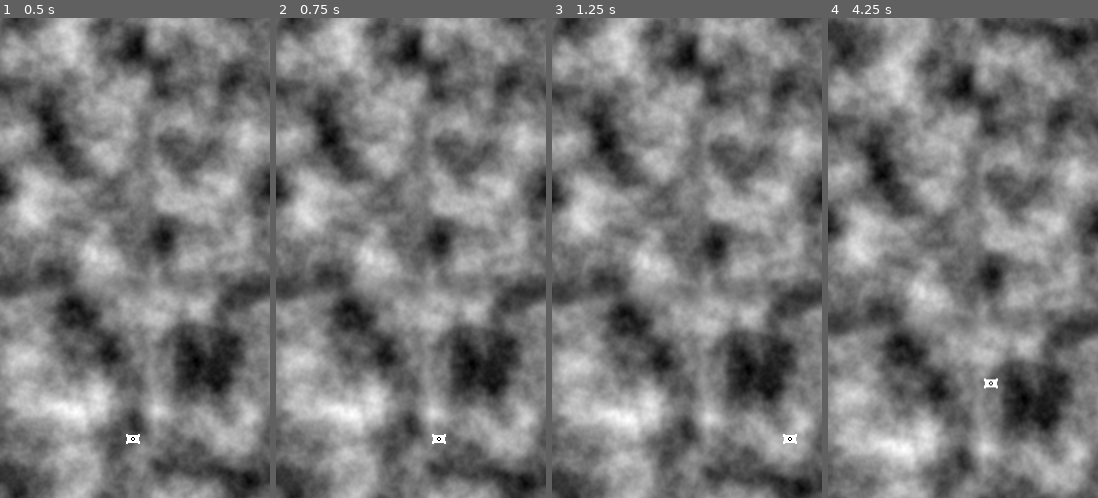
Above: before the commit, frames 1-4 (left to right).
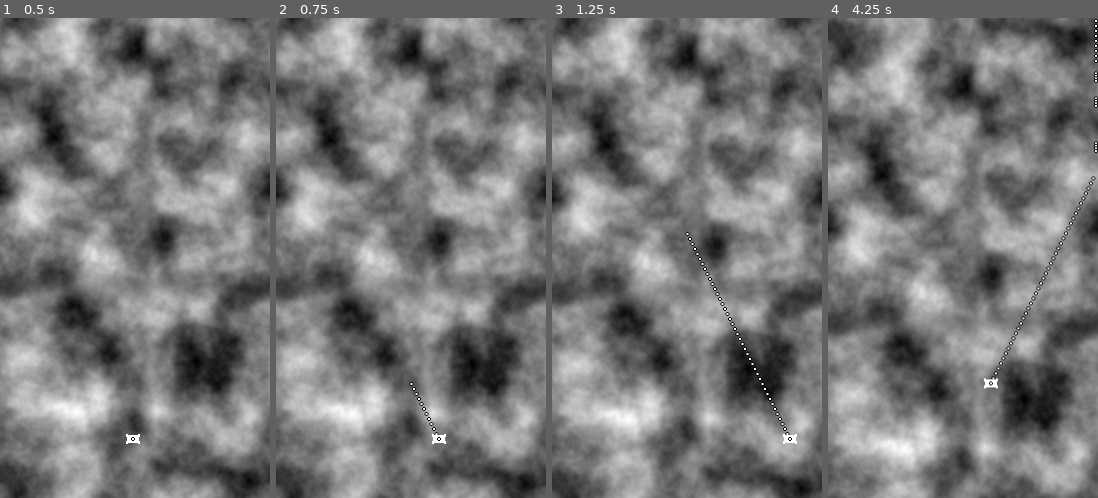
Above: after the commit, the same moments.

Repository: gnamikawa/PillowPugilist
Game: Godot game, scene res://scenes/game_manager.tscn
Two runs of this game, one before a commit and one after it. Both use one fixed random seed, a clock stepped at 60 frames per second and the inputs below.
Inputs:
- Up to frame 1 (0.5 s): no input
- Up to frame 2 (0.75 s): hold Right (movement_right) from 0.53 s (still down); hold Space from 0.53 s (still down)
- Up to frame 3 (1.25 s): keep holding Right (movement_right); keep holding Space
- Up to frame 4 (4.25 s): release Right (movement_right) at 1.28 s; release Space at 1.28 s; hold Down (movement_down) 1.28-2.03 s; tap Space at 1.35, 1.52, 1.82, 2.85, 3.02, 3.32 s; hold Right (movement_right) 2.03-2.78 s; hold Space 2.03-2.78 s; hold Up (movement_up) 2.78-3.53 s; hold Left (movement_left) from 3.53 s (still down); hold Space from 3.53 s (still down)

Frame 1 is identical in both runs. In frame 2, 0.1% of the frame differs, in the area x 49-61%, y 75-87%; in frame 3, 0.4%; in frame 4, 0.7%, in the area x 60-100%, y 0-76%.

Commit message:
SHOOT SHOOT

Diff:
--- /dev/null
+++ b/scenes/bullet.tscn
@@ -0,0 +1,17 @@
+[gd_scene load_steps=4 format=3 uid="uid://d0rxrdc8ft3gr"]
+
+[ext_resource type="Texture2D" uid="uid://3fny6mj7pra2" path="res://assets/sprites/Hitcenter.png" id="1_w0ltq"]
+[ext_resource type="Script" path="res://scripts/bullet.gd" id="2_t5s8w"]
+
+[sub_resource type="CircleShape2D" id="CircleShape2D_gso2y"]
+radius = 5.0
+
+[node name="Bullet" type="Sprite2D"]
+z_index = 500
+texture = ExtResource("1_w0ltq")
+script = ExtResource("2_t5s8w")
+
+[node name="Area2D" type="Area2D" parent="."]
+
+[node name="CollisionShape2D" type="CollisionShape2D" parent="Area2D"]
+shape = SubResource("CircleShape2D_gso2y")
--- a/scenes/game_manager.tscn
+++ b/scenes/game_manager.tscn
@@ -1,9 +1,8 @@
-[gd_scene load_steps=9 format=3 uid="uid://behsc7nbuvu2g"]
+[gd_scene load_steps=8 format=3 uid="uid://behsc7nbuvu2g"]
 
 [ext_resource type="Script" path="res://scripts/game_manager.gd" id="1_ff2bm"]
 [ext_resource type="PackedScene" uid="uid://wss1yuqy0vg2" path="res://scenes/player_body.tscn" id="2_1cg6l"]
 [ext_resource type="PackedScene" uid="uid://btj7uqo5vmyou" path="res://scenes/world_boundary.tscn" id="3_kyhf4"]
-[ext_resource type="Script" path="res://scripts/player.gd" id="3_so774"]
 [ext_resource type="Script" path="res://scripts/background_scroller.gd" id="5_ovqoh"]
 
 [sub_resource type="Gradient" id="Gradient_nnmxs"]
@@ -21,6 +20,8 @@
 position = Vector2(0, 1)
 script = ExtResource("1_ff2bm")
 
+[node name="WorldBoundary" parent="." instance=ExtResource("3_kyhf4")]
+
 [node name="Background" type="Node" parent="."]
 
 [node name="BackgroundScroller1" type="Sprite2D" parent="Background"]
@@ -33,11 +34,8 @@
 texture = SubResource("NoiseTexture2D_fi45a")
 script = ExtResource("5_ovqoh")
 
-[node name="CharacterBody2D" parent="." instance=ExtResource("2_1cg6l")]
+[node name="PlayerBody" parent="." instance=ExtResource("2_1cg6l")]
 position = Vector2(133, 420)
 motion_mode = 1
-script = ExtResource("3_so774")
 speed = 150
 slow_speed = 75
-
-[node name="WorldBoundary" parent="." instance=ExtResource("3_kyhf4")]
--- a/scenes/player_body.tscn
+++ b/scenes/player_body.tscn
@@ -1,6 +1,7 @@
-[gd_scene load_steps=9 format=3 uid="uid://wss1yuqy0vg2"]
+[gd_scene load_steps=10 format=3 uid="uid://wss1yuqy0vg2"]
 
 [ext_resource type="Texture2D" uid="uid://dcdn3ruc3amew" path="res://assets/sprites/debug.png" id="1_5lb5x"]
+[ext_resource type="Script" path="res://scripts/player.gd" id="1_06625"]
 [ext_resource type="Texture2D" uid="uid://3fny6mj7pra2" path="res://assets/sprites/Hitcenter.png" id="2_rury2"]
 
 [sub_resource type="AtlasTexture" id="AtlasTexture_dmulk"]
@@ -43,6 +44,7 @@
 radius = 2.0
 
 [node name="CharacterBody2D" type="CharacterBody2D"]
+script = ExtResource("1_06625")
 
 [node name="AnimatedSprite2D" type="AnimatedSprite2D" parent="."]
 z_index = 1000
--- /dev/null
+++ b/scripts/bullet.gd
@@ -0,0 +1,19 @@
+class_name Bullet
+
+extends Sprite2D
+
+enum BulletType {LINEAR, SINUSOIDAL, ARC}
+@export var player_spawned = false
+@export var speed = 300
+@export var bullet_type = BulletType.LINEAR
+
+# Called when the node enters the scene tree for the first time.
+func _ready():
+	pass # Replace with function body.
+
+# Called every frame. 'delta' is the elapsed time since the previous frame.
+func _process(delta):
+	match bullet_type:
+		BulletType.LINEAR:
+			position.y += -delta * speed
+	pass
--- a/scripts/player.gd
+++ b/scripts/player.gd
@@ -4,6 +4,7 @@
 
 @export var speed = 300
 @export var slow_speed = 100
+@onready var bullet_node = preload('res://scenes/bullet.tscn')
 
 # Returns the speed in pixels per second
 func get_speed():
@@ -25,6 +26,14 @@
 func _ready():
 	print('player ready')
 
+func _process(delta):
+	if Input.is_key_pressed(KEY_SPACE):
+		print('!')
+		var bullet = bullet_node.instantiate() as Bullet;
+		bullet.position = position
+		bullet.player_spawned = true
+		get_parent().add_child(bullet)
+
 func _physics_process(delta):
 	get_input()
 	move_and_slide()
